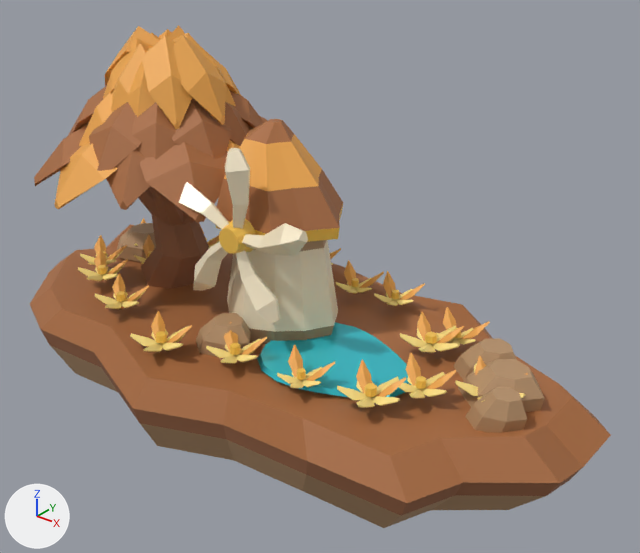
Renders of the glTF model public/models/terraces/orbital.glb from each side of a commit.
The view is the same before and after, from a camera (50 mm lens) standing at (3.74, -4.15, 3.06) and looking at (0.33, 0.12, 0.41). The axes (+X, +Y, +Z) are drawn at lower left. The lights are the same throughout. The older version comes first. Where no turn or scale is listed for an object, it has been applied to the vertices. Vertices at exactly the same position are counted once.

Objects in the first picture: 'terrace-orbital', 'windwheel'.
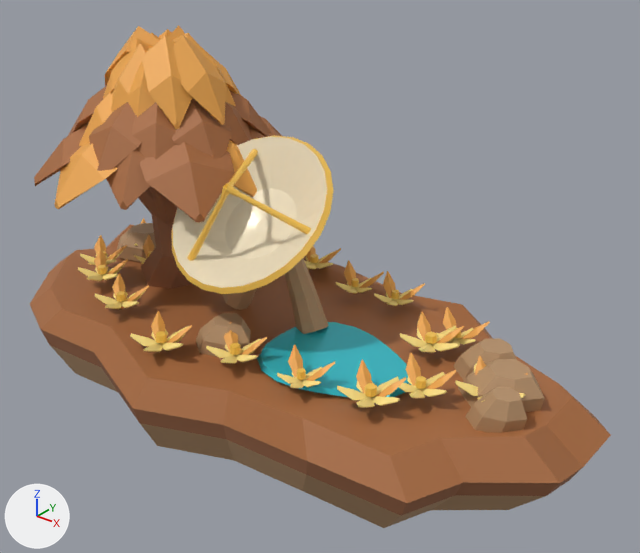
The change, as JSON lines over the scene's bpy script:
```json
{"block": "me_terrace_orbital", "where": "# used by ob_terrace_orbital; location = (0.0, 0.0, 0.0)"}
{"op": "remove", "block": "me_terrace_orbital", "code": "me_terrace_orbital.from_pydata(...)  # 3242 vertices, 5896 faces; spans x -2.32..2.38, y -1.18..1.11, z -0.84..1.93"}
{"op": "add", "block": "me_terrace_orbital", "code": "me_terrace_orbital.from_pydata(...)  # 3206 vertices, 5820 faces; spans x -2.32..2.38, y -1.18..1.11, z -0.84..1.93"}
{"block": "me_terrace_orbital", "change": "me_terrace_orbital part 1: a new loose piece of 24 vertices spanning x -0.46..-0.07, y -0.11..0.12, z 0.01..0.67, in mat_orbital_stone (brown #b8936c)"}
{"block": "me_terrace_orbital", "change": "me_terrace_orbital part 2: a new loose piece of 24 vertices spanning x 0.07..0.46, y -0.11..0.12, z 0.01..0.67, in mat_orbital_stone (brown #b8936c)"}
{"block": "me_terrace_orbital", "change": "me_terrace_orbital part 3: the loose piece of 60 vertices spanning x -0.42..0.58, y -0.37..0.37, z 0.8..1.45 is deleted"}
{"block": "me_terrace_orbital", "change": "me_terrace_orbital part 4"}
{"block": "me_terrace_orbital", "change": "48 vertices are removed from x -0.38..0.54, y -0.41..0.41, z 0.05..0.83"}
{"block": "me_terrace_orbital", "change": "92 faces are deleted"}
{"block": "me_terrace_orbital", "change": "other edits to the shape of me_terrace_orbital do not show in these pictures"}
{"op": "remove", "block": "me_terrace_orbital", "code": "me_terrace_orbital.materials.append(mat_canvas)  # beige #f7e8c8"}
{"op": "add", "block": "me_tracking_dish", "code": ["me_tracking_dish = bpy.data.meshes.new('tracking-dish')", "me_tracking_dish.from_pydata(...)  # 240 vertices, 464 faces; spans x -0.6..0.6, y -0.662..0.24, z -0.155..0.639", "# faces by material slot: [140, 96, 48, 180]", "me_tracking_dish.materials.append(mat_canvas)  # beige #f7e8c8", "me_tracking_dish.materials.append(mat_orbital_stone)  # brown #b8936c", "me_tracking_dish.materials.append(mat_orbital_sunlit_leaves)  # orange #eda84d", "me_tracking_dish.materials.append(mat_pollen)  # orange #fcc855"]}
{"op": "remove", "block": "ob_windwheel", "code": ["ob_windwheel = bpy.data.objects.new('windwheel', me_windwheel_001)", "ob_windwheel.location = (0.08, -0.42, 0.82)"]}
{"op": "add", "block": "ob_tracking_dish", "code": ["ob_tracking_dish = bpy.data.objects.new('tracking-dish', me_tracking_dish)", "ob_tracking_dish.location = (0.0, 0.0, 0.67)"]}
```

Location of each change, [x1, y1, x2, y2] in pixels of the pictures (640 x 553 px):
```json
{"object": "tracking-dish", "change": "added", "after": [171, 135, 333, 294], "faces in mat_canvas (beige #f7e8c8)": [173, 137, 327, 288], "faces in mat_pollen (orange #fcc855)": [171, 135, 333, 294]}
{"object": "windwheel", "change": "deleted", "before": [179, 148, 308, 325], "faces in mat_canvas (beige #f7e8c8)": [179, 148, 308, 325], "faces in mat_pollen (orange #fcc855)": [219, 219, 256, 254]}
{"part": 1, "of": "me_terrace_orbital", "change": "added", "after": [223, 288, 257, 310], "on screen": "brown"}
{"part": 2, "of": "me_terrace_orbital", "change": "added", "after": [285, 258, 329, 334], "on screen": "brown"}
{"part": 3, "of": "me_terrace_orbital", "change": "deleted", "before": [216, 119, 343, 242]}
{"part": 4, "of": "me_terrace_orbital", "change": "deleted", "before": [227, 240, 338, 343]}
```
